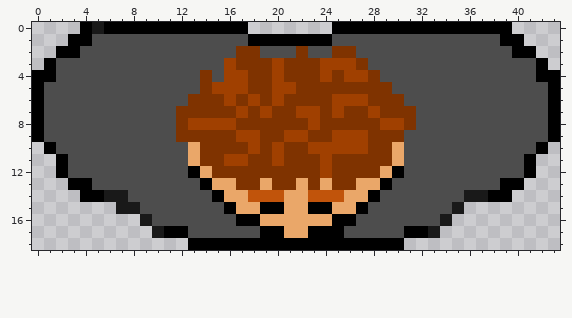
Two versions of one pixel-art sprite, resources/protag.png. Above: the version before the commit.
The file is 44x19 pixels.
Now the later version:
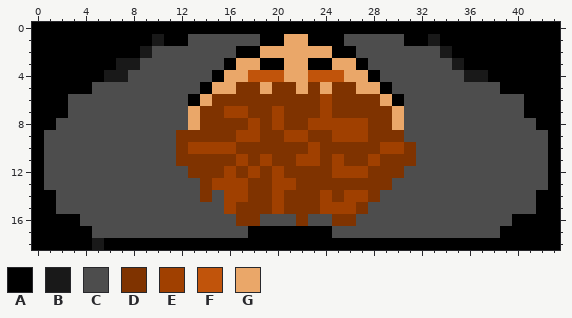
Palette (. is transparent): A #000000  B #191919  C #4d4d4d  D #7f3300  E #a04000  F #c1540b  G #eaa769
Edits made:
@@ x 0..43 @@
- 0 ....ABAAAAAAAAAAAA.......AAAAAAAAAAAAAAA....
- 1 ...AACCCCCCCCCCCCCAAAAAAACCCCCCCCCCCCCCAA...
- 2 ..AACCCCCCCCCCCCCDDCCCDCCDDCCCCCCCCCCCCCAA..
- 3 .ACCCCCCCCCCCCCCEDDDEDDDEEEDCCCCCCCCCCCCCCA.
- 4 AACCCCCCCCCCCCDCEEDDEDDDEDEEDCCCCCCCCCCCCCAA
- 5 ACCCCCCCCCCCCCDEEEDDEEDDDDDDDDCCCCCCCCCCCCCA
- 6 ACCCCCCCCCCCCDDDEDEDEDDDDEEEDDDCCCCCCCCCCCCA
- 7 ACCCCCCCCCCCDDDDDEDEDDEEDEDDEDDDCCCCCCCCCCCA
- 8 ACCCCCCCCCCCDEEEEDDDDDDEDDDDDEEDCCCCCCCCCCCA
+ 0 AAAAAAAAAAAAAAAAAAAAAAAAAAAAAAAAAAAAAAAAAAAA
+ 1 AAAAAAAAAABAACCCCCCAAGGAAACCCCCAABAAAAAAAAAA
+ 2 AAAAAAAAABCCCCCCCAAGGGGGGAACCCCCCCBAAAAAAAAA
+ 3 AAAAAAABBCCCCCCCAGGAAGGAAGGACCCCCCCBAAAAAAAA
+ 4 AAAAAABBCCCCCCCAGGFFFGGFFFGGACCCCCCCBBAAAAAA
+ 5 AAAAACCCCCCCCCAGGDDGDDGDGDDGGACCCCCCCCCAAAAA
+ 6 AAACCCCCCCCCCAGDDDDDDDDDEDDDDGACCCCCCCCCCAAA
+ 7 AAACCCCCCCCCCGDDEEDDEDDDEDDDDDGCCCCCCCCCCAAA
+ 8 AACCCCCCCCCCCGDDDDEDEDDEEEEEDDGCCCCCCCCCCCAA
  9 ACCCCCCCCCCCDDDDDEEDDEEDDEEEDDDCCCCCCCCCCCCA
-10 .ACCCCCCCCCCCGDDDDEDEDDEEEEEDDGCCCCCCCCCCCA.
-11 ..ACCCCCCCCCCGDDEEDDEDDDEDDDDDGCCCCCCCCCCA..
-12 ..ACCCCCCCCCCAGDDDDDDDDDEDDDDGACCCCCCCCCCA..
-13 ...AACCCCCCCCCAGGDDGDDGDGDDGGACCCCCCCCCAA...
-14 ....AABBCCCCCCCAGGFFFGGFFFGGACCCCCCCBBAA....
-15 .......BBCCCCCCCAGGAAGGAAGGACCCCCCCB........
-16 .........BCCCCCCCAAGGGGGGAACCCCCCCB.........
-17 ..........BAACCCCCCAAGGAAACCCCCAAB..........
-18 .............AAAAAAAAAAAAAAAAAA.............
+10 ACCCCCCCCCCCDEEEEDDDDDDEDDDDDEEDCCCCCCCCCCCA
+11 ACCCCCCCCCCCDDDDDEDEDDEEDEDDEDDDCCCCCCCCCCCA
+12 ACCCCCCCCCCCCDDDEDEDEDDDDEEEDDDCCCCCCCCCCCCA
+13 ACCCCCCCCCCCCCDEEEDDEEDDDDDDDDCCCCCCCCCCCCCA
+14 AACCCCCCCCCCCCDCEEDDEDDDEDEEDCCCCCCCCCCCCCAA
+15 AACCCCCCCCCCCCCCEDDDEDDDEEEDCCCCCCCCCCCCCCAA
+16 AAAACCCCCCCCCCCCCDDCCCDCCDDCCCCCCCCCCCCCAAAA
+17 AAAAACCCCCCCCCCCCCAAAAAAACCCCCCCCCCCCCCAAAAA
+18 AAAAABAAAAAAAAAAAAAAAAAAAAAAAAAAAAAAAAAAAAAA
Changed places in both pictures, as pixel boxes (x1, y1, x2, y2):
changed: (32, 22, 560, 250)
